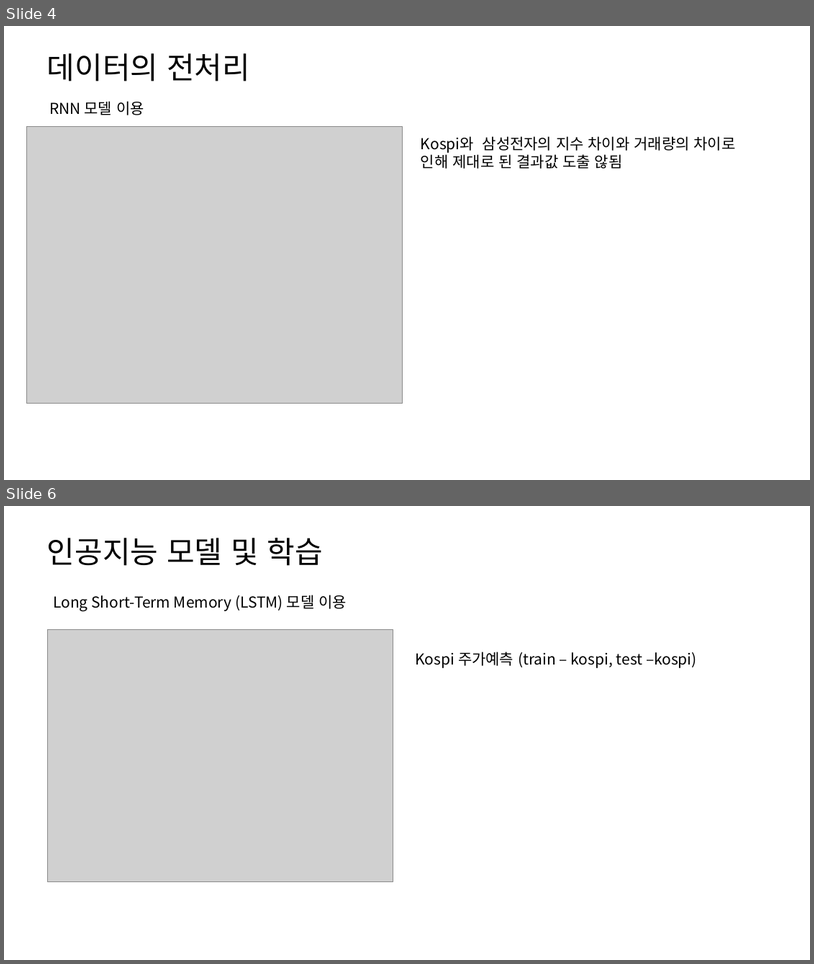
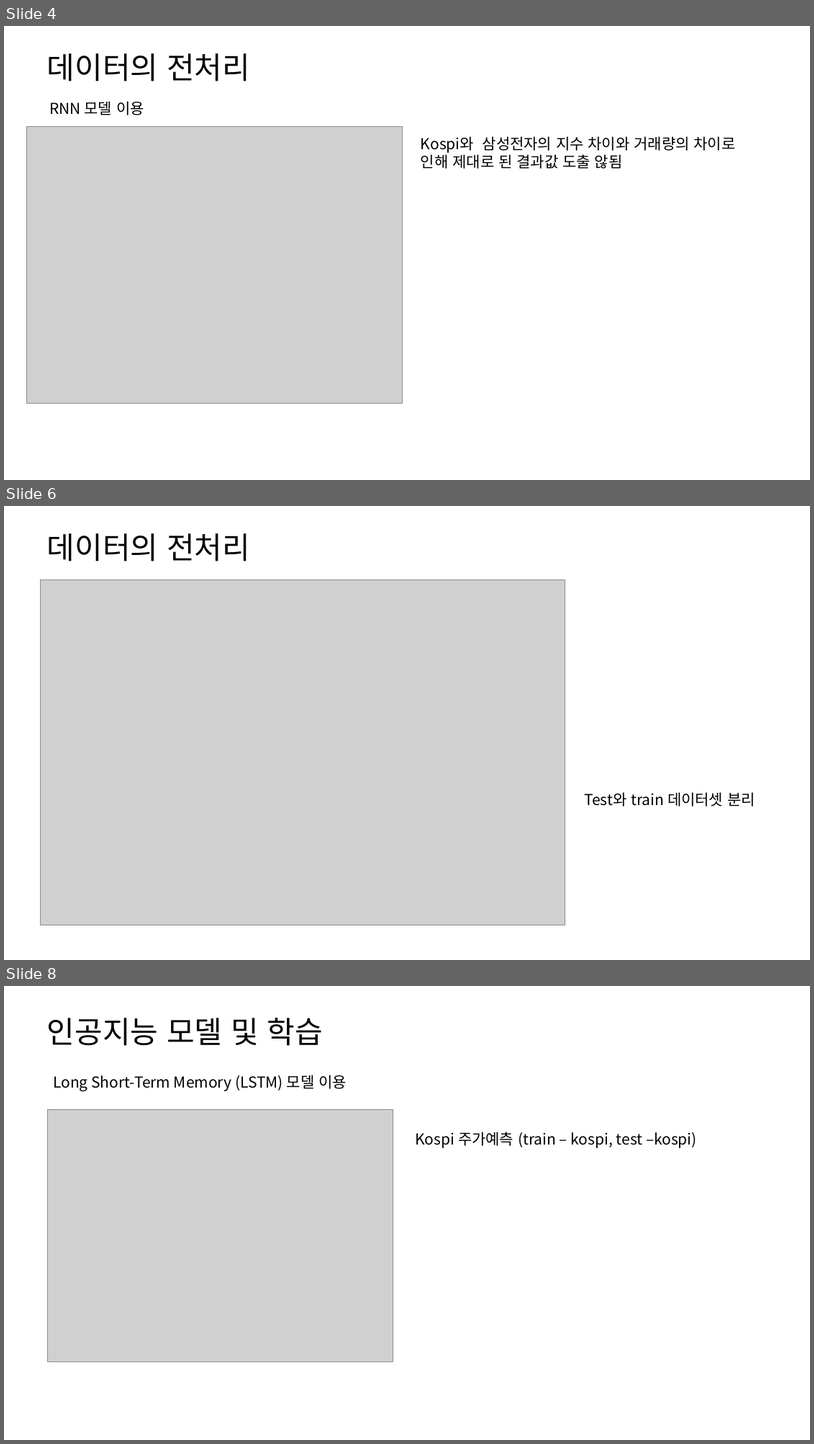
Before and after one commit to hanminJ/stock_analysis, a slide deck: 인공지능을 통한 주가예측.pptx. Shown one above the other, each under a label of ours: slides 4 and 6 before the commit, slides 4, 6 and 8 after it; the slides between them are not shown. The pictures are 814x964 and 814x1444 pixels, drawn with LibreOffice and Linux fonts; fonts in the diff are those of the drawing; grey boxes stand for pictures. Boxes give left, top, right and bottom in pixels: in the first picture for what was removed or moved away, otherwise in the second. Text is boxed around its words. In the diff, an @@ line names an element or a change of style, - is before the commit and + after.

```diff
--- a/인공지능을 통한 주가예측.pptx
+++ b/인공지능을 통한 주가예측.pptx
@@ slide 6 added at (4,506,810,960), background #FFFFFF @@
@@ title added at (47,533,250,561), 36 pt, text #000000 @@
+데이터의 전처리
@@ picture added at (41,580,566,924) @@
@@ text added at (584,792,756,806), 18 pt, text #000000 @@
+Test와 train 데이터셋 분리
@@ what was slide 6 is now slide 8 @@
```
Also in this commit, not shown: 2 other slides added, 1 slide removed.
